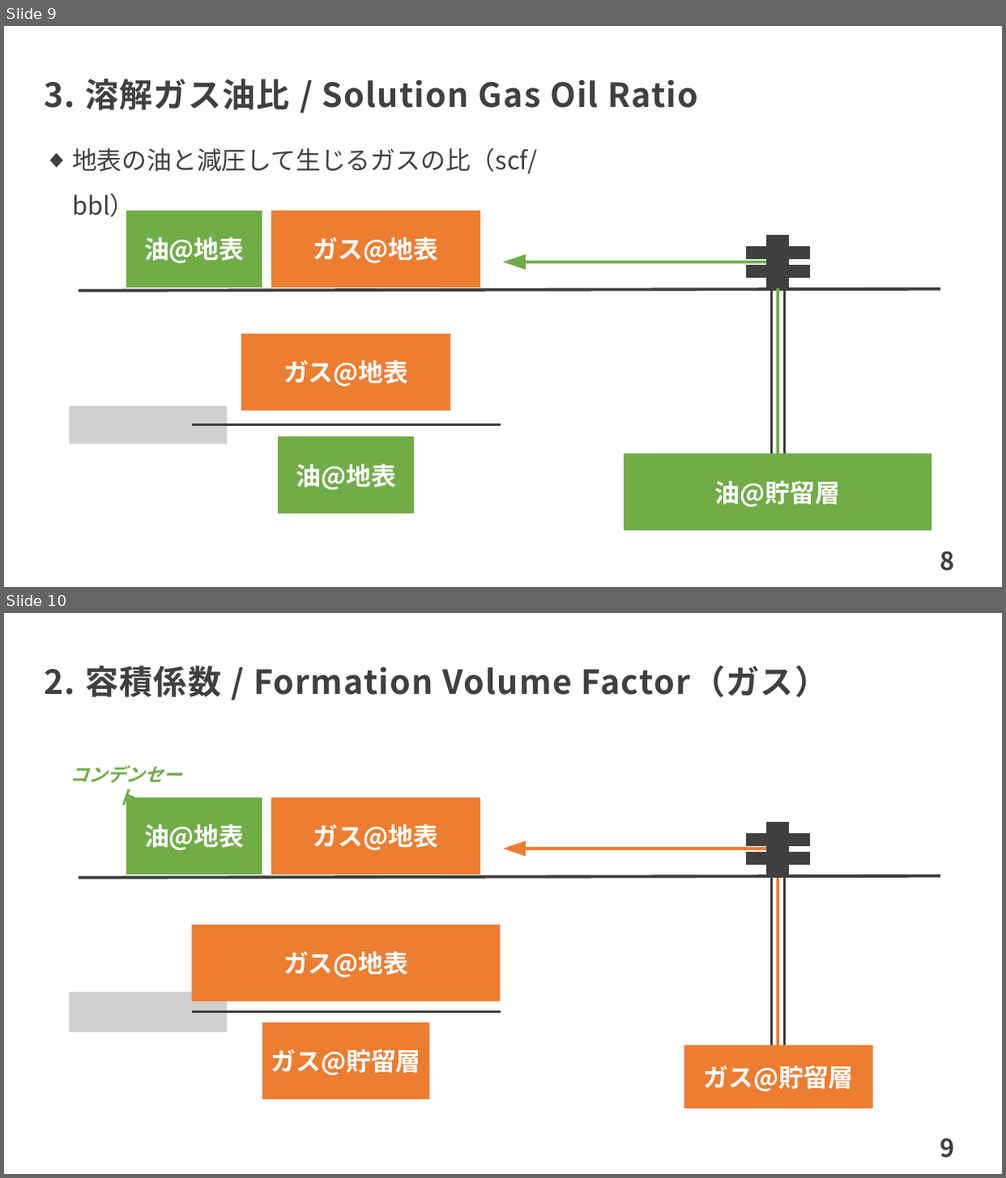
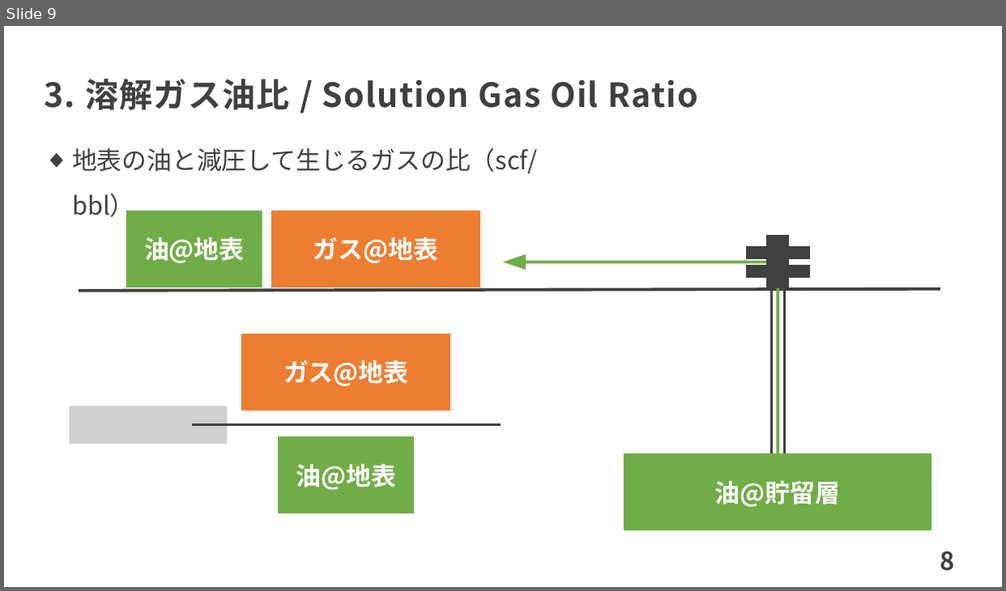
Before and after one commit to te288/intro_to_NA2022, a slide deck: Intro2ResSim/WaterOil2PhaseFlow_Distribution.pptx. Shown one above the other, each under a label of ours: slides 9 and 10 before the commit, slide 9 after it. The pictures are 1006x1178 and 1006x591 pixels, drawn with LibreOffice and Linux fonts; fonts in the diff are those of the drawing; grey boxes stand for pictures. Boxes give left, top, right and bottom in pixels: in the first picture for what was removed or moved away, otherwise in the second. Text is boxed around its words. In the diff, an @@ line names an element or a change of style, - is before the commit and + after.

```diff
--- a/Intro2ResSim/WaterOil2PhaseFlow_Distribution.pptx
+++ b/Intro2ResSim/WaterOil2PhaseFlow_Distribution.pptx
@@ slide 10 removed at [4, 613, 1002, 1174], background #FFFFFF; not listed: 1 template element that a slide beside it also shows @@
@@ title removed at [44, 666, 828, 697] @@
-2. 容積係数 / Formation Volume Factor（ガス）
@@ text removed at [70, 765, 182, 809] @@
-コンデンセート
@@ rectangle removed at [126, 798, 262, 875] @@
-油@地表
@@ rectangle removed at [271, 798, 481, 875] @@
-ガス@地表
@@ rectangle removed at [768, 823, 789, 875] @@
@@ line removed from (771, 1076) to (771, 822) @@
@@ line removed from (785, 1077) to (785, 824) @@
@@ bent up arrow removed at [503, 841, 780, 1057] @@
@@ rectangle removed at [747, 834, 809, 845] @@
@@ rectangle removed at [747, 854, 809, 865] @@
@@ line removed from (78, 878) to (940, 875) @@
@@ rectangle removed at [192, 924, 501, 1002] @@
-ガス@地表
@@ picture removed at [69, 992, 227, 1033] @@
@@ line removed from (192, 1012) to (501, 1012) @@
@@ rectangle removed at [262, 1023, 429, 1100] @@
-ガス@貯留層
@@ rectangle removed at [684, 1046, 873, 1110] @@
-ガス@貯留層
```
Also in this commit, not shown: 3 slides changed, 8 other files.
